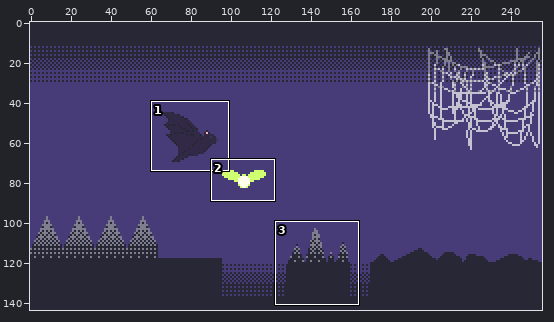
One commit to this pixel-art file: imagenes/composicion.aseprite. Above: a wide view before the commit, with the close-up outlined.
Close-up. Before:
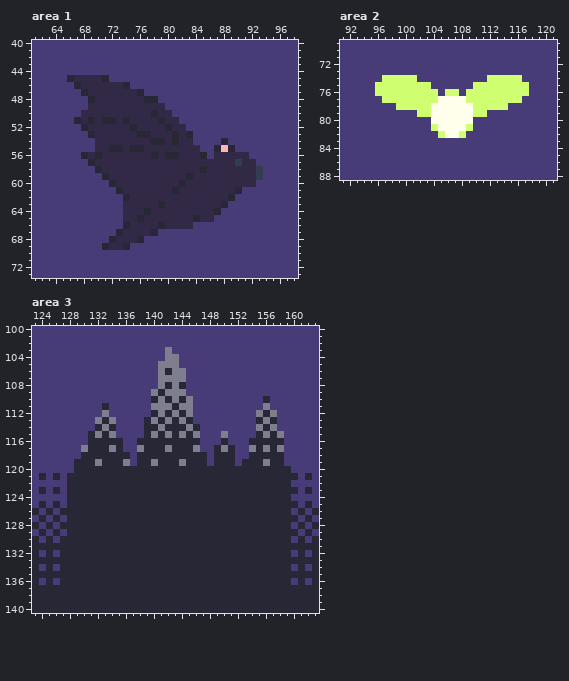
256x144 pixels, 1 frame. Shown: area 1: x 61..98, y 40..73; area 2: x 91..121, y 69..88; area 3: x 123..163, y 100..140. The commit also changed other parts of the picture, which this record leaves out.
After:
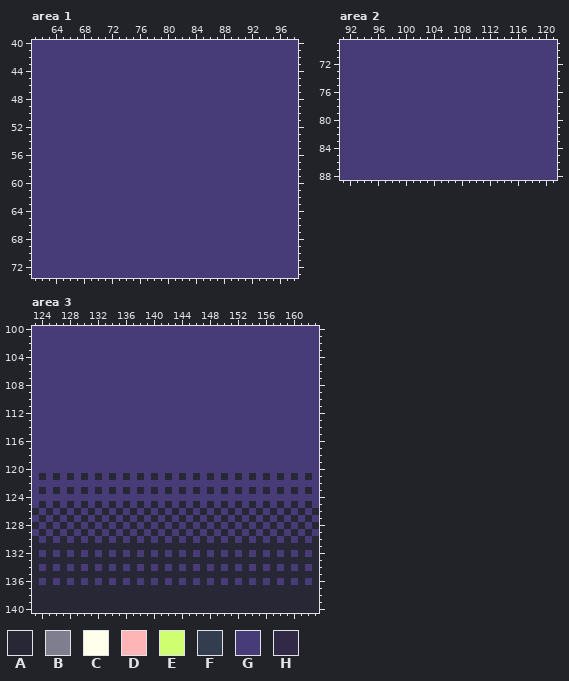
Palette (. is transparent): A #272736  B #7e7e8f  C #ffffeb  D #ffb5b5  E #cfff70  F #323e4f  G #473b78  H #322947
Difference:
layer "pinchos" now hidden
layer "bicho" now hidden
layer "muercielago" now hidden
Changed rows in their new state; - is an unchanged pixel.
Area 1:
first column x 66:
45 GGGGGG----------------------
46 -GGGGGGGG-------------------
47 --GGGGGGGGG-----------------
48 ---GGGGGGGGGG---------------
49 ---GGGGGGGGGGG--------------
50 --GGGGGGGGGGGGG-------------
51 -GGGGGGGGGGGGGGG------------
52 --GGGGGGGGGGGGGGG-----------
53 ---GGGGGGGGGGGGGGG----------
54 ----GGGGGGGGGGGGGG----G-----
55 ----GGGGGGGGGGGGGGG--GGG----
56 --GGGGGGGGGGGGGGGGGG-GGGGG--
57 ---GGGGGGGGGGGGGGGGGGGGGGGG-
58 ----GGGGGGGGGGGGGGGGGGGGGGGG
59 -----GGGGGGGGGGGGGGGGGGGGGGG
60 ------GGGGGGGGGGGGGGGGGGGGG-
61 -------GGGGGGGGGGGGGGGGGG---
62 --------GGGGGGGGGGGGGGGG----
63 --------GGGGGGGGGGGGGGG-----
64 --------GGGGGGGGGGGGGG------
65 --------GGGGGGGGGGGGG-------
66 --------GGGGGGGGGG----------
67 -------GGGGGG---------------
68 ------GGGGG-----------------
69 -----GGGG-------------------
Area 2:
first column x 96:
74 -GGGGG----------GGGGG-
75 GGGGGGGG------GGGGGGGG
76 GGGGGGGGG-GG-GGGGGGGGG
77 -GGGGGGGGGGGGGGGGGGGG-
78 ---GGGGGGGGGGGGGGGG---
79 ------GGGGGGGGGG------
80 --------GGGGGG--------
81 --------GGGGGG--------
82 ---------GGGG---------
Area 3:
first column x 128:
103 --------------G-----------------
104 --------------GG----------------
105 -------------GGG----------------
106 -------------GGGG---------------
107 -------------GGGG---------------
108 -------------GGGG---------------
109 ------------GGGGG---------------
110 ------------GGGGGG----------G---
111 -----G------GGGGGG----------G---
112 -----G------GGGGGG---------GGG--
113 ----GGG----GGGGGGG---------GGG--
114 ----GGG----GGGGGGGG--------GGG--
115 ---GGGG----GGGGGGGG---G----GGGG-
116 ---GGGGG--GGGGGGGGG---G---GGGGG-
117 --GGGGGG--GGGGGGGGG--GGG--GGGGG-
118 --GGGGGGG-GGGGGGGGGG-GGG--GGGGG-
119 -GGGGGGGG-GGGGGGGGGG-GGG-GGGGGG-
120 -GGGGGGGGGGGGGGGGGGGGGGGGGGGGGGG
121 -G-G-G-G-G-G-G-G-G-G-G-G-G-G-G-G
122 GGGGGGGGGGGGGGGGGGGGGGGGGGGGGGGG
123 -G-G-G-G-G-G-G-G-G-G-G-G-G-G-G-G
124 GGGGGGGGGGGGGGGGGGGGGGGGGGGGGGGG
125 -G-G-G-G-G-G-G-G-G-G-G-G-G-G-G-G
126 G-G-G-G-G-G-G-G-G-G-G-G-G-G-G-G-
127 -G-G-G-G-G-G-G-G-G-G-G-G-G-G-G-G
128 G-G-G-G-G-G-G-G-G-G-G-G-G-G-G-G-
129 -G-G-G-G-G-G-G-G-G-G-G-G-G-G-G-G
130 G-G-G-G-G-G-G-G-G-G-G-G-G-G-G-G-
132 G-G-G-G-G-G-G-G-G-G-G-G-G-G-G-G-
134 G-G-G-G-G-G-G-G-G-G-G-G-G-G-G-G-
136 G-G-G-G-G-G-G-G-G-G-G-G-G-G-G-G-
Where, in picture pixels (left, top, right, bottom), the same in both close-ups:
changed: (67, 75, 263, 250)
changed: (375, 75, 529, 138)
changed: (67, 347, 291, 585)
